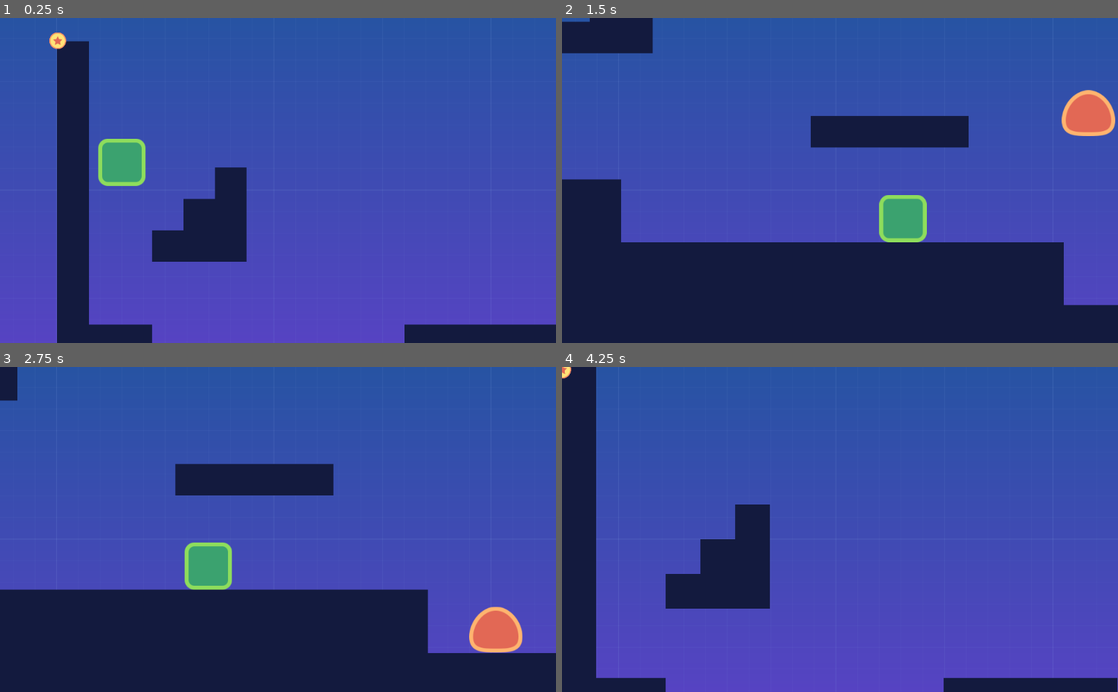
Above: before the commit, frames 1-4 (two rows, left to right).
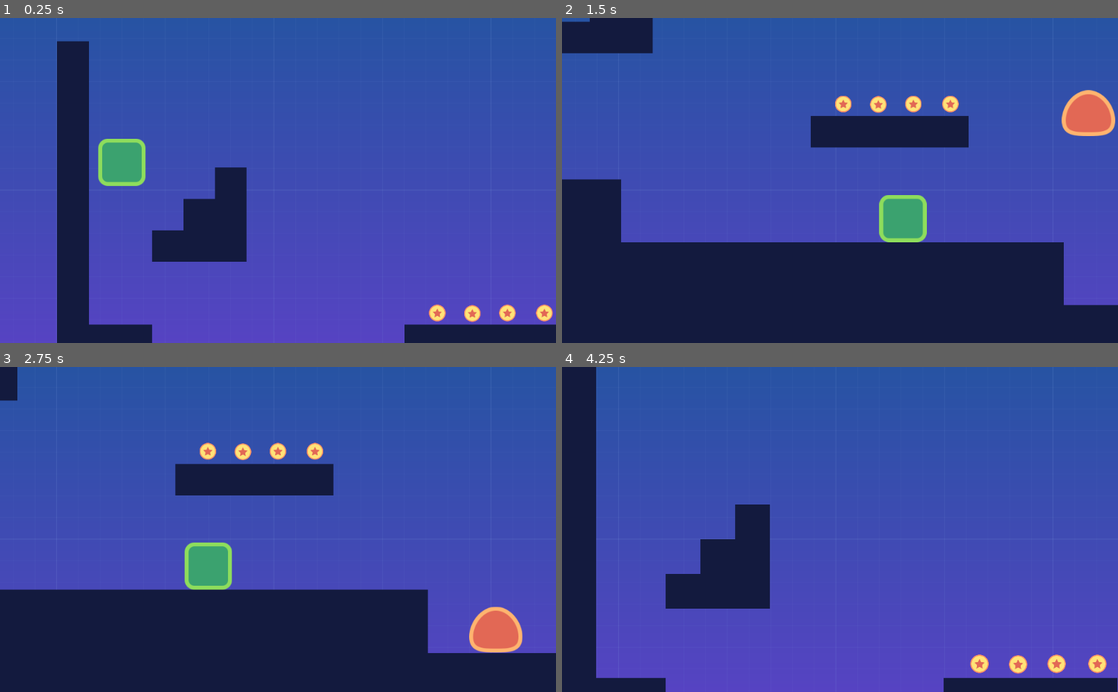
Above: after the commit, the same moments.

Repository: Franofarion/godot_2d_tutorial
Game: Godot game, scene res://src/Levels/LevelTemplate.tscn
Two runs of this game, one before a commit and one after it. Both use one fixed random seed, a clock stepped at 60 frames per second and the inputs below. The project has no main scene, so this scene is started directly.
Inputs:
- Up to frame 1 (0.25 s): no input
- Up to frame 2 (1.5 s): hold D (move_right) from 0.53 s (still down); tap Z (jump) at 0.77 s
- Up to frame 3 (2.75 s): tap Z (jump) at 1.52 s; release D (move_right) at 2.03 s; hold Q (move_left) from 2.03 s (still down)
- Up to frame 4 (4.25 s): release Q (move_left) at 2.78 s; hold D (move_right) from 2.78 s (still down); tap Z (jump) at 3.02, 3.77 s

The runs differ from the first frame. In frame 1, 0.6% of the frame differs, in the area x 8-100%, y 4-94%; in frame 2, 0.5%; in frame 3, 0.5%; in frame 4, 0.7%, in the area x 0-98%, y 0-95%.

Commit message:
coin animation

Diff:
--- a/src/Levels/LevelTemplate.tscn
+++ b/src/Levels/LevelTemplate.tscn
@@ -75,13 +75,21 @@
 position = Vector2( 3041, 593 )
 
 [node name="Coin" parent="." instance=ExtResource( 5 )]
+position = Vector2( 769, 553 )
+scale = Vector2( 0.5, 0.5 )
+
+[node name="Coin5" parent="." instance=ExtResource( 5 )]
+position = Vector2( 769, 553 )
 scale = Vector2( 0.5, 0.5 )
 
 [node name="Coin2" parent="." instance=ExtResource( 5 )]
+position = Vector2( 986, 553 )
 scale = Vector2( 0.5, 0.5 )
 
 [node name="Coin3" parent="." instance=ExtResource( 5 )]
+position = Vector2( 911, 553 )
 scale = Vector2( 0.5, 0.5 )
 
 [node name="Coin4" parent="." instance=ExtResource( 5 )]
+position = Vector2( 840, 554 )
 scale = Vector2( 0.5, 0.5 )
--- a/src/Objects/Coin.gd
+++ b/src/Objects/Coin.gd
@@ -1,6 +1,6 @@
 extends Area2D
 
-onready var anim_player: AnimationPlayer = get_node("AnimationPlayer")
+onready var anim_player: AnimationPlayer = get_node("coin/AnimationPlayer")
 
 func _on_body_entered(body):
 	anim_player.play("fade_out")
--- a/src/Objects/Coin.tscn
+++ b/src/Objects/Coin.tscn
@@ -2,9 +2,6 @@
 
 [ext_resource path="res://assets/coin.png" type="Texture" id=1]
 [ext_resource path="res://src/Objects/Coin.gd" type="Script" id=2]
-
-[sub_resource type="CircleShape2D" id=1]
-radius = 34.2345
 
 [sub_resource type="Animation" id=2]
 length = 0.001
@@ -36,8 +33,9 @@
 [sub_resource type="Animation" id=3]
 resource_name = "bouncing"
 length = 1.2
+loop = true
 tracks/0/type = "value"
-tracks/0/path = NodePath("coin:position")
+tracks/0/path = NodePath(".:position")
 tracks/0/interp = 1
 tracks/0/loop_wrap = true
 tracks/0/imported = false
@@ -71,19 +69,19 @@
 tracks/0/imported = false
 tracks/0/enabled = true
 tracks/0/keys = {
-"times": PoolRealArray( 0, 0.6 ),
+"times": PoolRealArray( 0, 0.3 ),
 "transitions": PoolRealArray( 1, 0.406126 ),
 "update": 0,
 "values": [ Color( 1, 1, 1, 1 ), Color( 1, 1, 1, 0 ) ]
 }
 tracks/1/type = "method"
-tracks/1/path = NodePath(".")
+tracks/1/path = NodePath("..")
 tracks/1/interp = 1
 tracks/1/loop_wrap = true
 tracks/1/imported = false
 tracks/1/enabled = true
 tracks/1/keys = {
-"times": PoolRealArray( 0.6 ),
+"times": PoolRealArray( 0.3 ),
 "transitions": PoolRealArray( 1 ),
 "values": [ {
 "args": [  ],
@@ -91,21 +89,23 @@
 } ]
 }
 
+[sub_resource type="CircleShape2D" id=1]
+radius = 34.2345
+
 [node name="Coin" type="Area2D"]
 collision_layer = 4
 script = ExtResource( 2 )
 
 [node name="coin" type="Sprite" parent="."]
-position = Vector2( 0, 9 )
 texture = ExtResource( 1 )
 
-[node name="CollisionShape2D" type="CollisionShape2D" parent="."]
-shape = SubResource( 1 )
-
-[node name="AnimationPlayer" type="AnimationPlayer" parent="."]
+[node name="AnimationPlayer" type="AnimationPlayer" parent="coin"]
 autoplay = "bouncing"
 anims/RESET = SubResource( 2 )
 anims/bouncing = SubResource( 3 )
 anims/fade_out = SubResource( 4 )
 
+[node name="CollisionShape2D" type="CollisionShape2D" parent="."]
+shape = SubResource( 1 )
+
 [connection signal="body_entered" from="." to="." method="_on_body_entered"]
